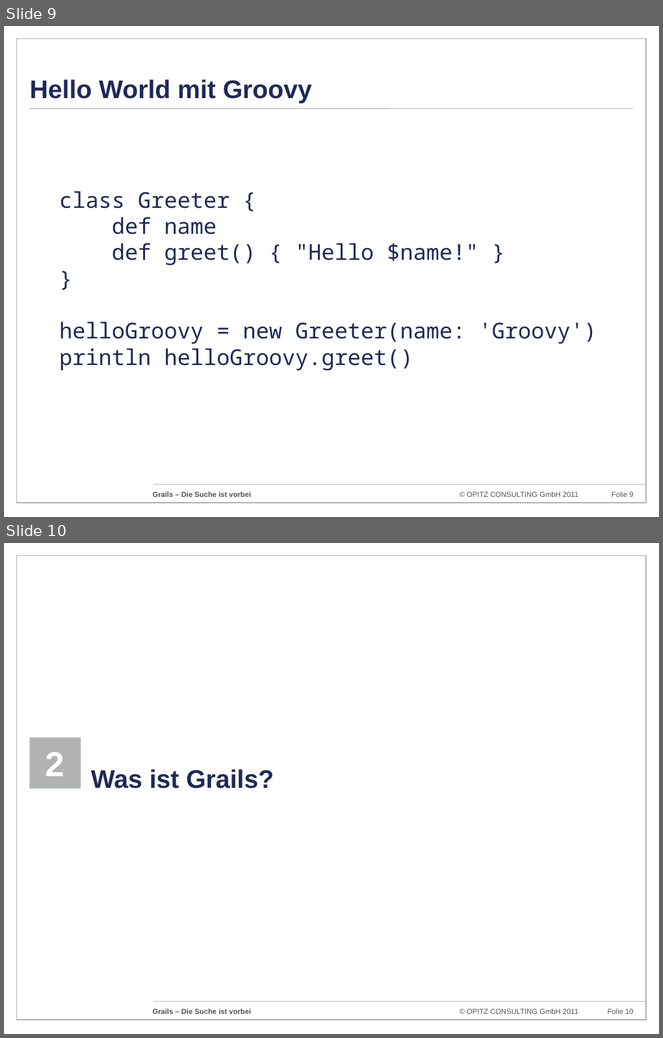
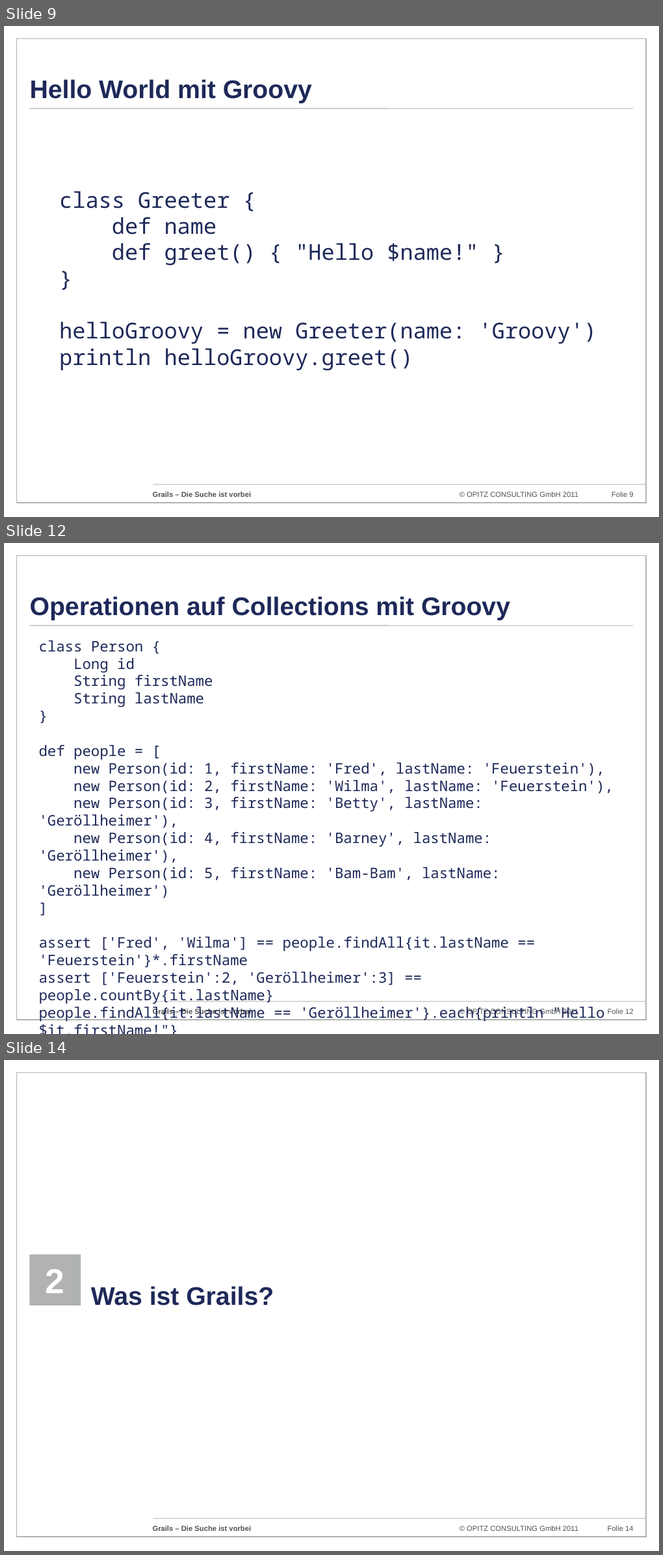
Before and after one commit to codescape/presentations, a slide deck: grails-die-suche-ist-vorbei/grails-doagkonferenz-2011.pptx. Shown one above the other, each under a label of ours: slides 9 and 10 before the commit, slides 9, 12 and 14 after it; the slides between them are not shown. The pictures are 663x1038 and 663x1555 pixels, drawn with LibreOffice and Linux fonts; fonts in the diff are those of the drawing; background and template pictures are left out. Boxes give left, top, right and bottom in pixels: in the first picture for what was removed or moved away, otherwise in the second. Text is boxed around its words. In the diff, an @@ line names an element or a change of style, - is before the commit and + after.

```diff
--- a/grails-die-suche-ist-vorbei/grails-doagkonferenz-2011.pptx
+++ b/grails-die-suche-ist-vorbei/grails-doagkonferenz-2011.pptx
@@ slide 12 added at (4, 543, 659, 1034), background #FFFFFF; not listed: 6 template elements that a slide beside it also shows @@
@@ title added at (30, 596, 510, 620), 28 pt, text #1E2959, bold @@
+Operationen auf Collections mit Groovy
@@ text added at (39, 641, 614, 1021), 16 pt, text #1E2959 @@
+class Person {
+Long id
+String firstName
+String lastName
+}
+def people = [
+new Person(id: 1, firstName: 'Fred', lastName: 'Feuerstein'),
+new Person(id: 2, firstName: 'Wilma', lastName: 'Feuerstein'),
+new Person(id: 3, firstName: 'Betty', lastName: 'Geröllheimer'),
+new Person(id: 4, firstName: 'Barney', lastName: 'Geröllheimer'),
+new Person(id: 5, firstName: 'Bam-Bam', lastName: 'Geröllheimer')
+]
+assert ['Fred', 'Wilma'] == people.findAll{it.lastName == 'Feuerstein'}*.firstName
+assert ['Feuerstein':2, 'Geröllheimer':3] == people.countBy{it.lastName}
+people.findAll{it.lastName == 'Geröllheimer'}.each{println "Hello $it.firstName!"}
@@ what was slide 10 is now slide 14 @@
@@ page number at (608, 1526, 633, 1531): text changed @@
-Folie 10
+Folie 14
```
Also in this commit, not shown: 1 slide changed, 5 other slides added.
